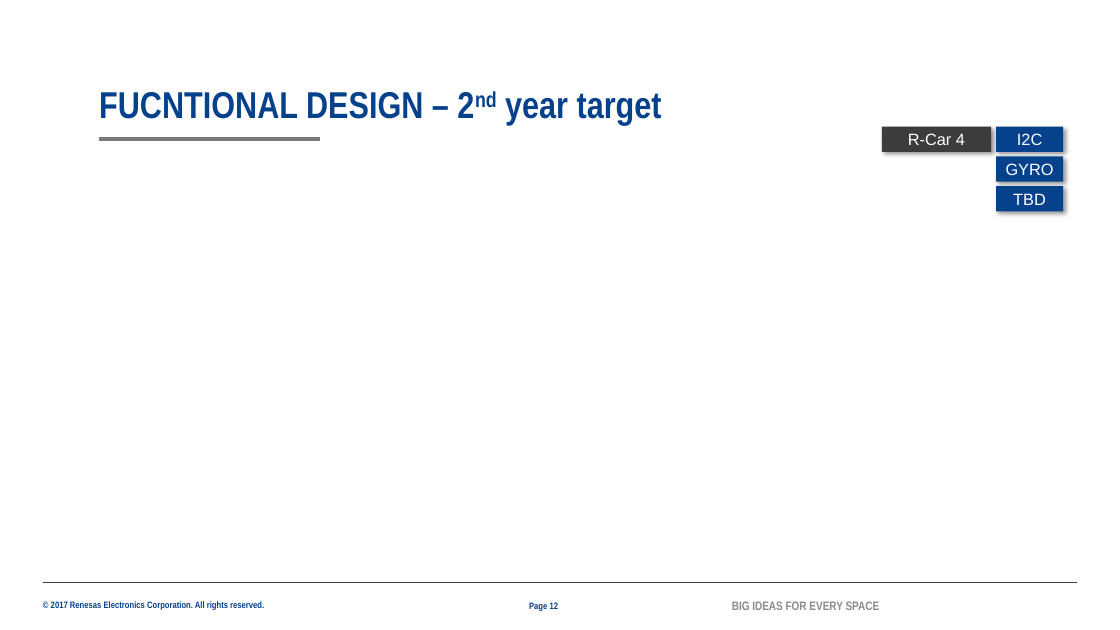
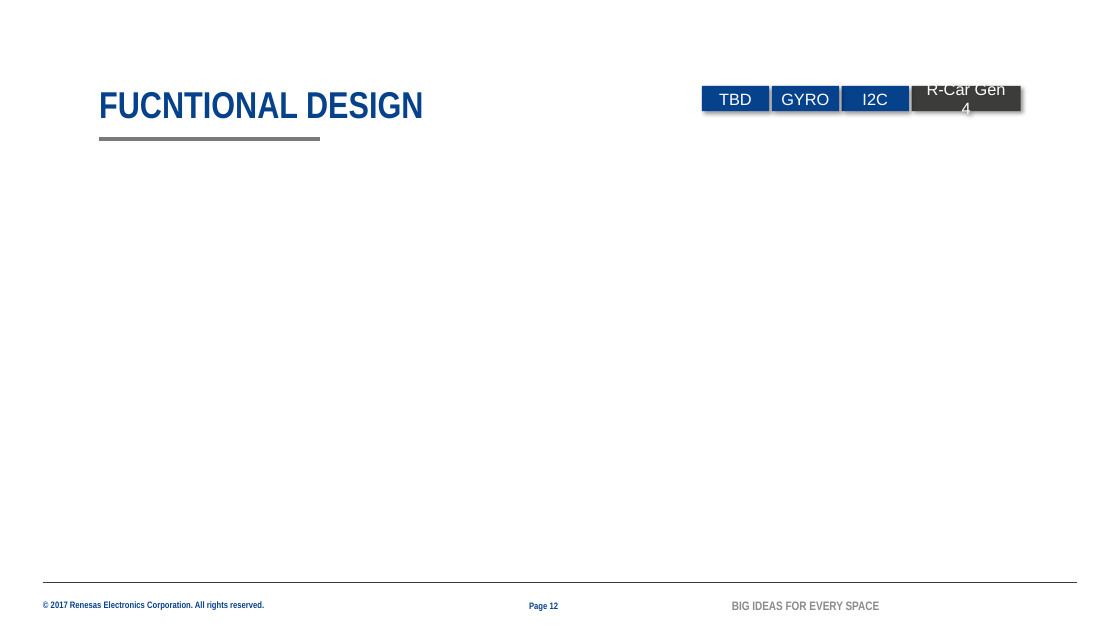
Before and after one commit to lesyhau/bridge, a slide deck: slide 12 of mms.pptx. Drawn at 1120x630 pixels with LibreOffice and Linux fonts; fonts in the diff are those of the drawing; background and template pictures are left out. Boxes give left, top, right and bottom in pixels: in the first picture for what was removed or moved away, otherwise in the second. Text is boxed around its words. In the diff, an @@ line names an element or a change of style, - is before the commit and + after.

```diff
--- a/mms.pptx
+++ b/mms.pptx
@@ mirrored in 4 elements at bbox=[912, 86, 1021, 111], bbox=[842, 86, 909, 111], bbox=[772, 86, 839, 111], bbox=[702, 86, 770, 111] @@
@@ rectangle "TBD": place and size @@
-rectangle "TBD" at bbox=[996, 187, 1064, 212]
+rectangle "TBD" at bbox=[702, 86, 770, 111]
@@ rectangle "GYRO": place and size @@
-rectangle "GYRO" at bbox=[996, 156, 1064, 181]
+rectangle "GYRO" at bbox=[772, 86, 839, 111]
@@ rectangle "I2C": place and size @@
-rectangle "I2C" at bbox=[996, 127, 1064, 152]
+rectangle "I2C" at bbox=[842, 86, 909, 111]
@@ rectangle "R-Car Gen 4": place and size @@
-rectangle "R-Car Gen 4" at bbox=[882, 127, 991, 152]
+rectangle "R-Car Gen 4" at bbox=[912, 86, 1021, 111]
@@ text in rectangle at bbox=[927, 81, 1006, 118]: text changed @@
-R-Car 4
+R-Car Gen 4
@@ title at bbox=[99, 92, 423, 119]: text changed @@
-FUCNTIONAL DESIGN – 2nd year target
+FUCNTIONAL DESIGN
```
Also in this commit, not shown: 9 other slides changed.
